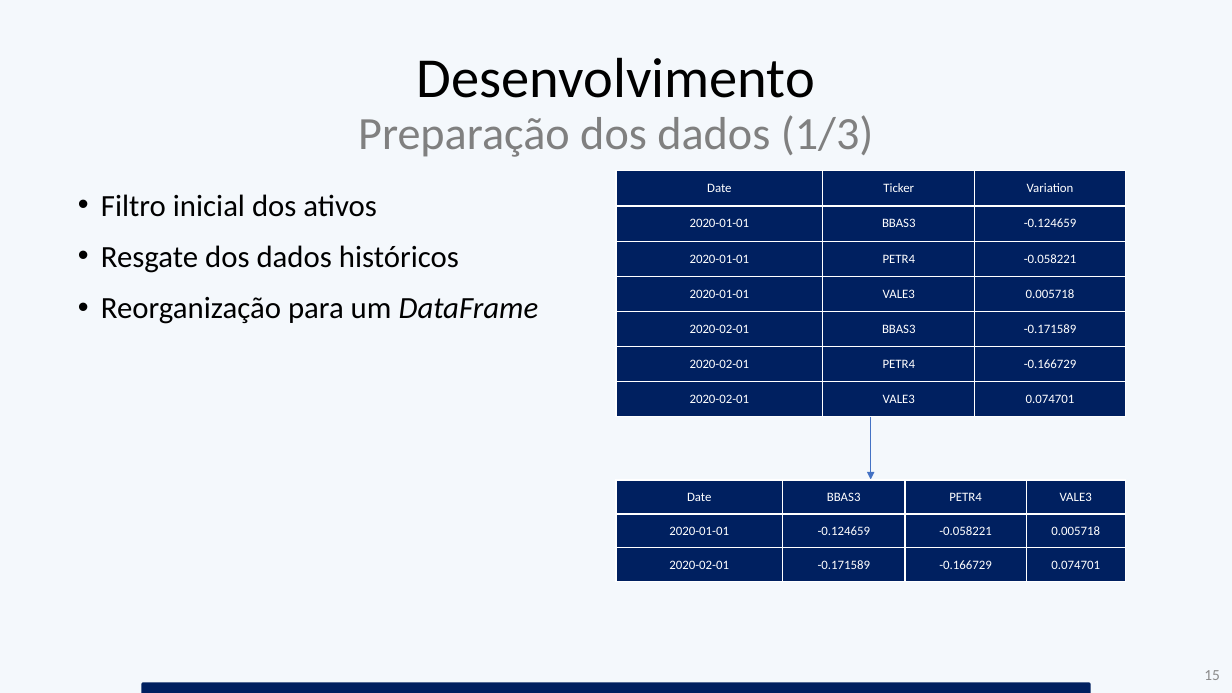
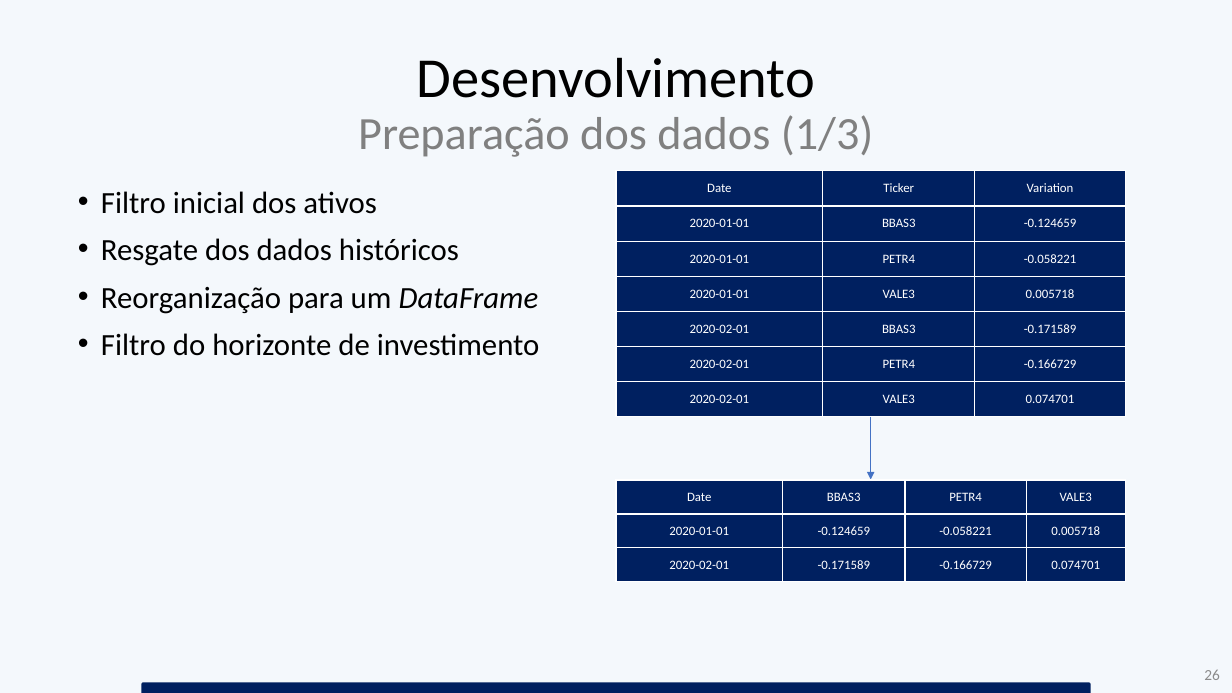
Before and after one commit to brunofvincensi/TCC, a slide deck: slide 26 of TCC_Apresentacao_Alexandre_e_Bruno.pptx (slide 15 before the commit). Drawn at 1232x693 pixels with LibreOffice and Linux fonts; fonts in the diff are those of the drawing. Boxes give left, top, right and bottom in pixels: in the first picture for what was removed or moved away, otherwise in the second. Text is boxed around its words. In the diff, an @@ line names an element or a change of style, - is before the commit and + after.

```diff
--- a/TCC_Apresentacao_Alexandre_e_Bruno.pptx
+++ b/TCC_Apresentacao_Alexandre_e_Bruno.pptx
@@ text at box(101, 191, 539, 314): line spacing 0.9 to 0.8 @@
@@ text at box(101, 333, 540, 356): paragraph added @@
+• Filtro do horizonte de investimento
@@ page number at box(1204, 669, 1220, 680): text changed @@
-15
+26
```
Also in this commit, not shown: 4 other slides changed, 24 slides added, 3 slides removed, 54 other files.
